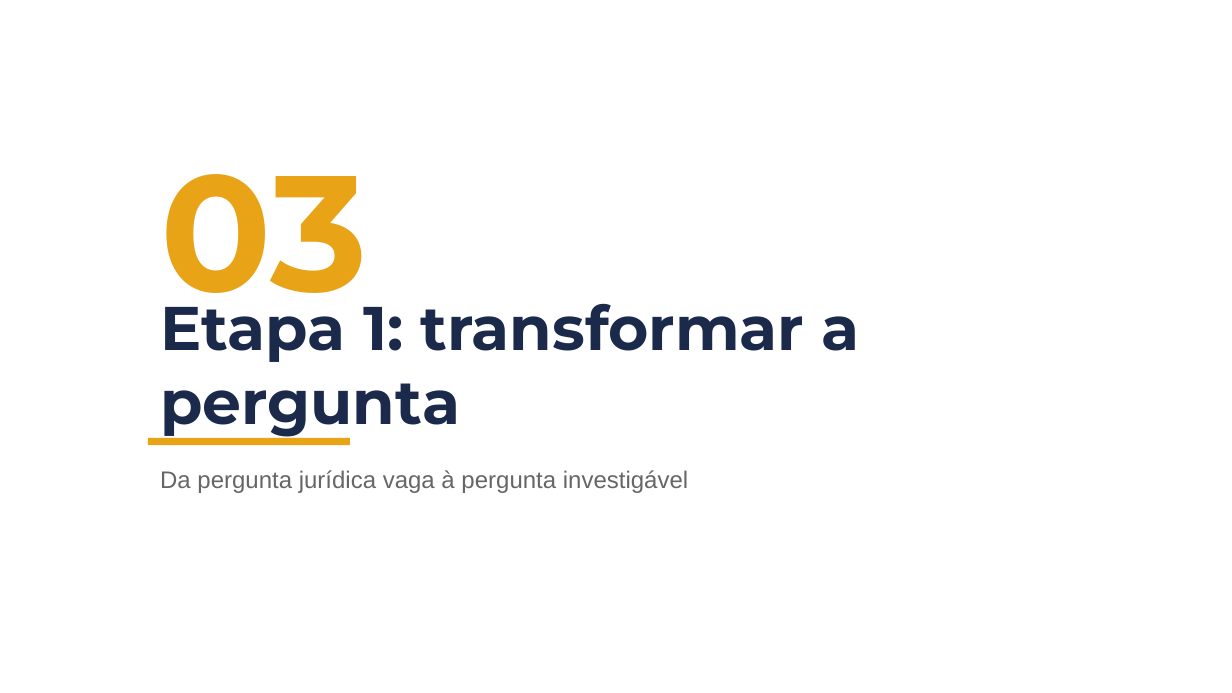
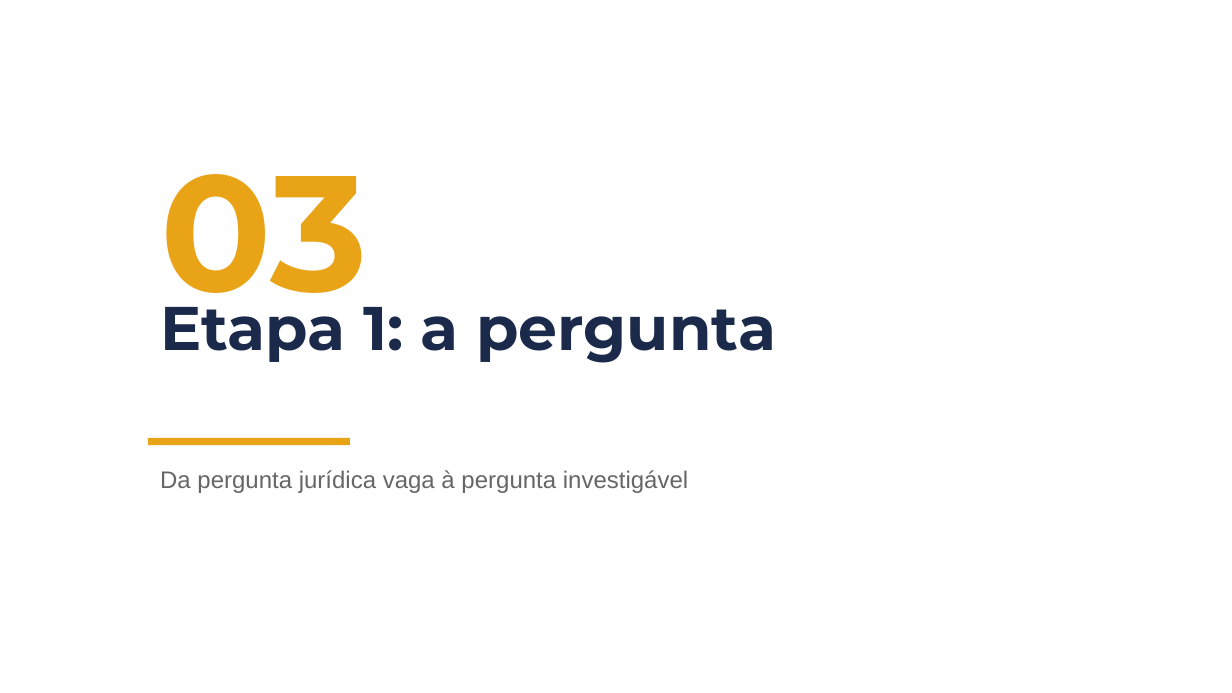
Before and after one commit to BrunoDaleffi/ibmec, a slide deck: slide 19 of aulas/aula_02/slides/aula2_bloco1_jurimetria.pptx. Drawn at 1232x693 pixels with LibreOffice and Linux fonts; fonts in the diff are those of the drawing; background and template pictures are left out. Boxes give left, top, right and bottom in pixels: in the first picture for what was removed or moved away, otherwise in the second. Text is boxed around its words. In the diff, an @@ line names an element or a change of style, - is before the commit and + after.

```diff
--- a/aulas/aula_02/slides/aula2_bloco1_jurimetria.pptx
+++ b/aulas/aula_02/slides/aula2_bloco1_jurimetria.pptx
@@ text at (160,290,776,363): text changed @@
-Etapa 1: transformar a pergunta
+Etapa 1: a pergunta
```
Also in this commit, not shown: 8 other slides changed, 7 other files.
